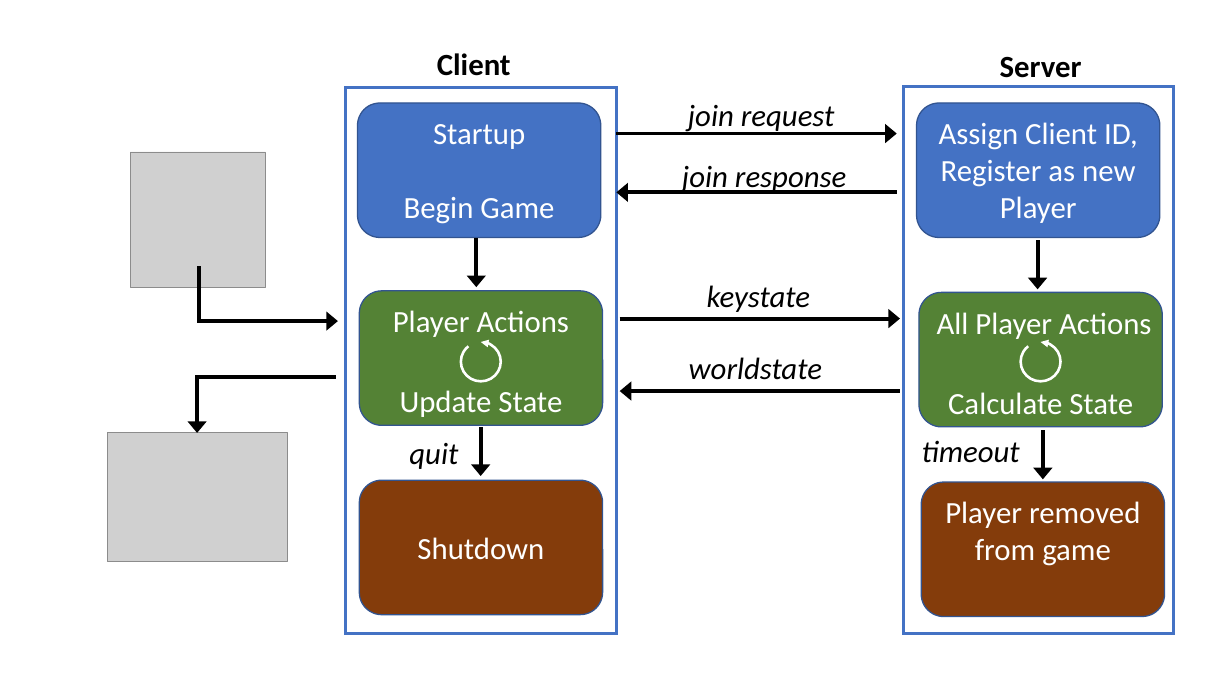
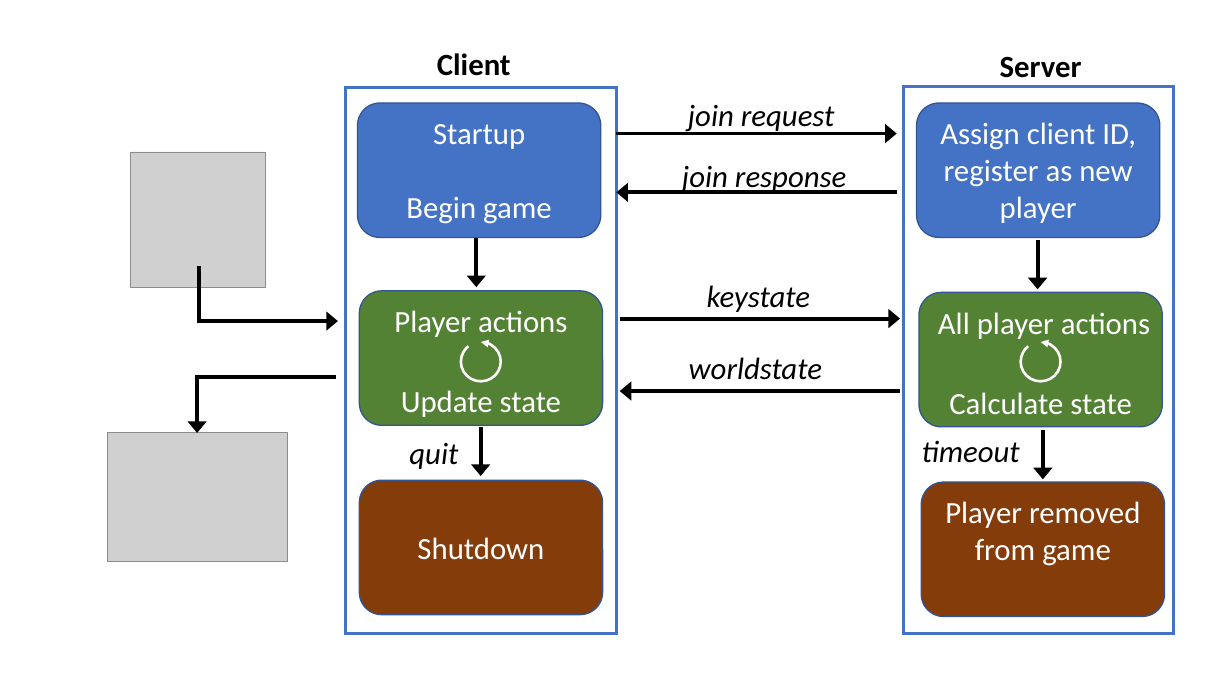
Before and after one commit to mickeylyle/cs576-group3, a slide deck: slide 1 of docs/diagram.pptx. Drawn at 1232x693 pixels with LibreOffice and Linux fonts; fonts in the diff are those of the drawing; grey boxes stand for pictures. Boxes give left, top, right and bottom in pixels: in the first picture for what was removed or moved away, otherwise in the second. Text is boxed around its words. In the diff, an @@ line names an element or a change of style, - is before the commit and + after.

```diff
--- a/docs/diagram.pptx
+++ b/docs/diagram.pptx
@@ text in rounded rectangle at (940, 122, 1136, 223): text changed @@
-Assign Client ID, Register as new Player
+Assign client ID, register as new player
@@ text in rounded rectangle at (406, 197, 552, 224): text changed @@
-Begin Game
+Begin game
@@ text in rounded rectangle at (394, 310, 567, 417): text changed @@
-Player Actions
-Update State
+Player actions
+Update state
@@ text in rounded rectangle at (938, 312, 1150, 415): text changed @@
-All Player Actions
-Calculate State
+All player actions
+Calculate state
```
Also in this commit, not shown: 1 other file.
